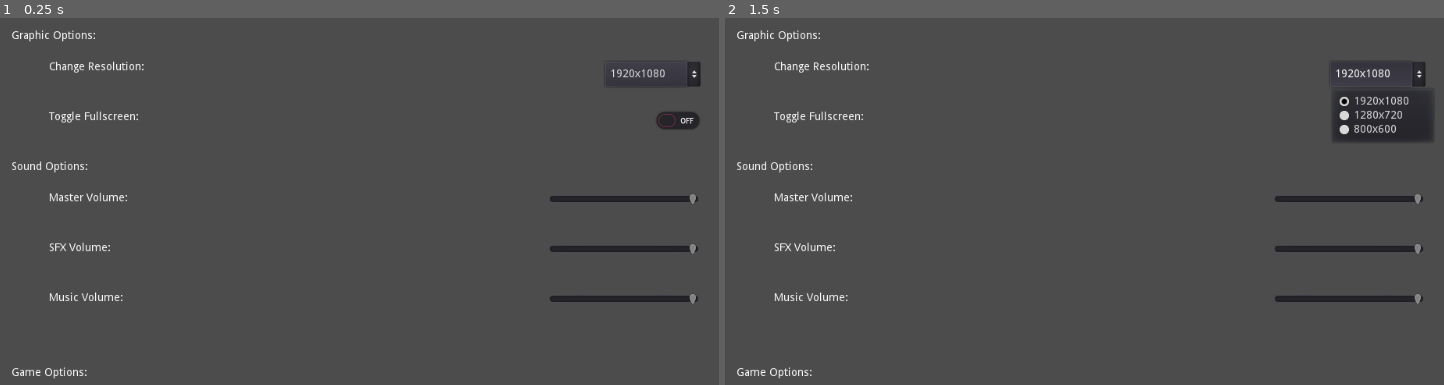
Above: before the commit, frames 1-2 (left to right).
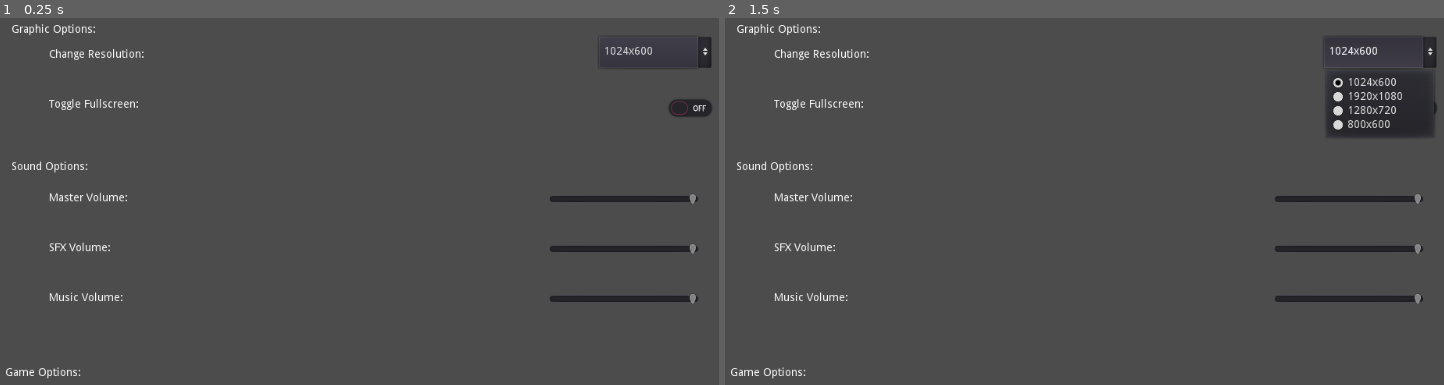
Above: after the commit, the same moments.

Repository: INF19IT2/2d-Jump-n-Run-SE
Game: Godot game, scene res://Scenes/Options/OptionsMenu.tscn
Two runs of this game, one before a commit and one after it. Both use one fixed random seed, a clock stepped at 60 frames per second and the inputs below. This scene is started directly instead of the project's main scene.
Inputs:
- Up to frame 1 (0.25 s): no input
- Up to frame 2 (1.5 s): click "1920x1080" (after the commit: "1024x600") at 0.5 s; tap Enter at 1.25 s; hold D (move_right) from 1.28 s (still down)

The runs differ from the first frame. In frame 1, 1.8% of the frame differs, in the area x 0-100%, y 1-99%; in frame 2, 2.5%.

Commit message:
First Resolution Change, also improved View when resizing window

Diff:
--- a/2d-Jump-n-Run-SE/Scenes/Options/OptionsMenu.tscn
+++ b/2d-Jump-n-Run-SE/Scenes/Options/OptionsMenu.tscn
@@ -1,64 +1,69 @@
-[gd_scene format=2]
+[gd_scene load_steps=2 format=2]
+
+[ext_resource path="res://Scripts/Options/Options.gd" type="Script" id=1]
 
 [node name="Options" type="TextureRect"]
 anchor_right = 1.0
 anchor_bottom = 1.0
+script = ExtResource( 1 )
+__meta__ = {
+"_edit_use_anchors_": false
+}
 
 [node name="GraphicOptions" type="Control" parent="."]
-anchor_top = 0.149
 anchor_right = 1.0
-anchor_bottom = 0.467
-margin_top = -137.4
-margin_right = -984.0
-margin_bottom = -288.2
+anchor_bottom = 0.307
+margin_bottom = -0.200012
 
 [node name="ResolutionOptions" type="OptionButton" parent="GraphicOptions"]
-anchor_left = 0.5
-anchor_right = 0.5
-anchor_bottom = 1.0
-margin_left = 756.0
-margin_top = 104.0
-margin_right = 878.0
-margin_bottom = 96.0
-text = "1920x1080"
-items = [ "1920x1080", null, false, 0, null, "1280x720", null, false, 1, null, "800x600", null, false, 2, null ]
+anchor_left = 0.754
+anchor_top = 0.13
+anchor_right = 0.895
+anchor_bottom = 0.348
+margin_left = -4.09601
+margin_top = 0.079998
+margin_right = -4.48004
+margin_bottom = -0.0320053
+text = "CurrentResolution"
+items = [ "CurrentResolution", null, false, 0, null, "1920x1080", null, false, 1, null, "1280x720", null, false, 2, null, "800x600", null, false, 3, null ]
 selected = 0
 __meta__ = {
 "_edit_use_anchors_": false
 }
 
 [node name="ResolutionLabel" type="Label" parent="GraphicOptions/ResolutionOptions"]
-anchor_left = 0.2
-anchor_top = 2.4
-anchor_right = 16.4739
-anchor_bottom = 2.8
-margin_left = -736.4
-margin_top = -76.8
-margin_right = -1265.35
-margin_bottom = -75.6
+anchor_left = -4.889
+anchor_top = 0.4
+anchor_right = -4.042
+anchor_bottom = 0.8
+margin_left = 0.0160522
+margin_right = 0.0480347
+margin_bottom = 1.0
 text = "Change Resolution:"
 __meta__ = {
 "_edit_use_anchors_": false
 }
 
 [node name="CheckButton" type="CheckButton" parent="GraphicOptions"]
-anchor_top = 3.6
-anchor_right = 25.4
-anchor_bottom = 4.1
-margin_left = 832.0
-margin_top = 16.0
-margin_right = -108.0
-margin_bottom = 36.0
+anchor_left = 0.828
+anchor_top = 0.522
+anchor_right = 0.902
+anchor_bottom = 0.739
+margin_left = 0.12793
+margin_top = -0.0480042
+margin_right = 0.351929
+margin_bottom = 0.0240021
 __meta__ = {
 "_edit_use_anchors_": false
 }
 
 [node name="FullscreenLabel" type="Label" parent="GraphicOptions/CheckButton"]
-anchor_left = -11.684
+anchor_left = -10.316
 anchor_top = 0.2
-anchor_bottom = 0.55
-margin_left = 119.984
-margin_right = -653.0
+anchor_right = -8.803
+anchor_bottom = 0.6
+margin_left = 0.0160522
+margin_right = 0.0280151
 text = "Toggle Fullscreen:"
 __meta__ = {
 "_edit_use_anchors_": false
@@ -66,19 +71,19 @@
 
 [node name="Label" type="RichTextLabel" parent="GraphicOptions"]
 margin_left = 16.0
-margin_top = 64.0
+margin_top = 8.0
 margin_right = 144.0
-margin_bottom = 96.0
+margin_bottom = 40.0
 bbcode_enabled = true
 bbcode_text = "[b]Graphic Options:[/b]"
 text = "Graphic Options:"
 
 [node name="SoundOptions" type="Control" parent="."]
-anchor_top = 0.373
+anchor_top = 0.307
 anchor_right = 1.0
-anchor_bottom = 0.893
-margin_top = -39.8
-margin_bottom = -151.8
+anchor_bottom = 0.64
+margin_top = -0.200012
+margin_bottom = -3.05176e-05
 __meta__ = {
 "_edit_use_anchors_": false
 }
@@ -92,57 +97,84 @@
 text = "Sound Options:"
 
 [node name="MasterSlider" type="HSlider" parent="SoundOptions"]
-margin_left = 704.0
-margin_top = 24.0
-margin_right = 896.0
-margin_bottom = 72.0
+anchor_left = 0.687
+anchor_top = 0.12
+anchor_right = 0.875
+anchor_bottom = 0.36
+margin_left = 0.511963
+margin_top = 16.0
+margin_right = -6.10352e-05
+margin_bottom = -16.0
 value = 100.0
 
 [node name="MasterLabel" type="Label" parent="SoundOptions/MasterSlider"]
-margin_left = -640.0
-margin_top = 16.0
-margin_right = -528.0
-margin_bottom = 30.0
+anchor_left = -3.333
+anchor_right = -2.75
+anchor_bottom = 0.875
+margin_left = -0.0639648
+margin_top = 5.72205e-06
+margin_right = 6.10352e-05
+margin_bottom = 4.76837e-06
 text = "Master Volume:"
 
 [node name="MasterSlider2" type="HSlider" parent="SoundOptions"]
-margin_left = 704.0
-margin_top = 88.0
-margin_right = 896.0
-margin_bottom = 136.0
+anchor_left = 0.687
+anchor_top = 0.52
+anchor_right = 0.875
+anchor_bottom = 0.6
+margin_left = 0.511963
+margin_top = -7.62939e-06
+margin_right = -6.10352e-05
+margin_bottom = -7.62939e-06
 value = 100.0
 
 [node name="MasterLabel" type="Label" parent="SoundOptions/MasterSlider2"]
-margin_left = -640.0
-margin_top = 16.0
-margin_right = -528.0
-margin_bottom = 30.0
+anchor_left = -3.333
+anchor_right = -2.75
+anchor_bottom = 0.875
+margin_left = -0.0639648
+margin_right = 6.10352e-05
+margin_bottom = -9.53674e-07
 text = "SFX Volume:"
 
 [node name="MasterSlider3" type="HSlider" parent="SoundOptions"]
-margin_left = 704.0
-margin_top = 152.0
-margin_right = 896.0
-margin_bottom = 200.0
+anchor_left = 0.687
+anchor_top = 0.76
+anchor_right = 0.875
+anchor_bottom = 1.0
+margin_left = 0.511963
+margin_top = -1.52588e-05
+margin_right = -6.10352e-05
 value = 100.0
+__meta__ = {
+"_edit_use_anchors_": false
+}
 
 [node name="MasterLabel" type="Label" parent="SoundOptions/MasterSlider3"]
-margin_left = -640.0
-margin_top = 16.0
-margin_right = -528.0
-margin_bottom = 30.0
+anchor_left = -3.333
+anchor_top = 0.333
+anchor_right = -2.75
+anchor_bottom = 0.625
+margin_left = -0.0639648
+margin_top = 0.0159998
+margin_right = 6.10352e-05
 text = "Music Volume:"
 
 [node name="GameOptions" type="Control" parent="."]
-margin_top = 448.0
-margin_right = 1024.0
-margin_bottom = 600.0
+anchor_top = 0.747
+anchor_right = 1.0
+anchor_bottom = 1.0
+margin_top = -0.200012
 __meta__ = {
 "_edit_use_anchors_": false
 }
 
 [node name="GameOptions" type="RichTextLabel" parent="GameOptions"]
-margin_left = 16.0
-margin_right = 128.0
-margin_bottom = 16.0
+anchor_left = 0.008
+anchor_right = 0.195
+anchor_bottom = 0.105
+margin_left = -0.192
+margin_right = 0.319992
+margin_bottom = 0.039999
 text = "Game Options:"
+[connection signal="item_selected" from="GraphicOptions/ResolutionOptions" to="." method="_on_ResolutionOptions_item_selected"]
--- /dev/null
+++ b/2d-Jump-n-Run-SE/Scripts/Options/Options.gd
@@ -0,0 +1,21 @@
+extends Node
+
+
+var resolutions = [Vector2(),Vector2(1920,1080),Vector2(1280,720),Vector2(800,600)]
+var resolutionDropdown
+# Called when the node enters the scene tree for the first time.
+func _ready():
+	resolutionDropdown = get_node("GraphicOptions/ResolutionOptions")
+	var currentResolution = get_viewport().size
+	resolutionDropdown.set_item_text(0,String(currentResolution[0]) + "x" + String(currentResolution[1]))
+	resolutions[0] = Vector2(currentResolution[0],currentResolution[1])
+
+
+# Called every frame. 'delta' is the elapsed time since the previous frame.
+#func _process(delta):
+#	pass
+
+
+func _on_ResolutionOptions_item_selected(index):
+	var selectedResolution = resolutions[resolutionDropdown.get_selected_id()]
+	get_viewport().set_size_override(true,selectedResolution)
